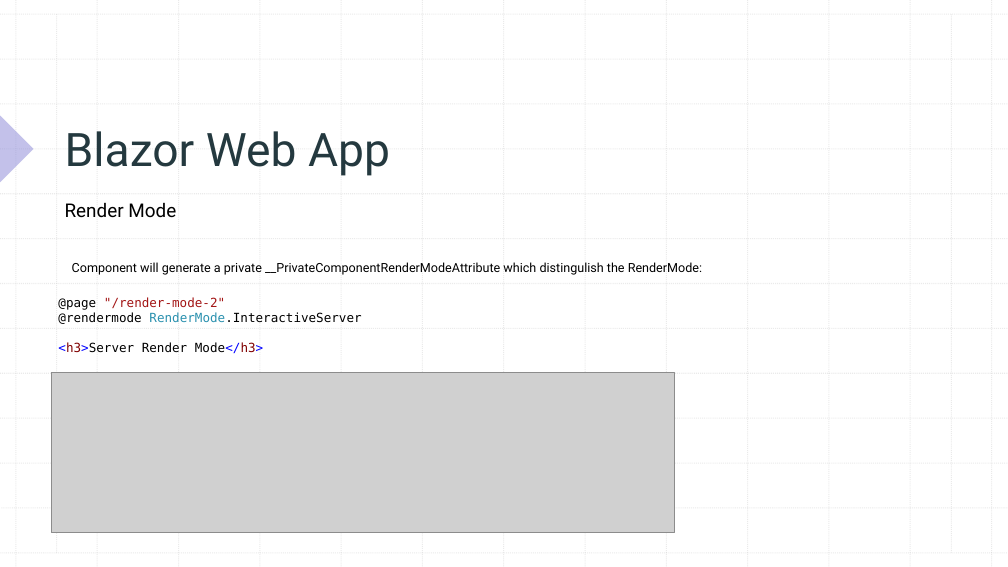
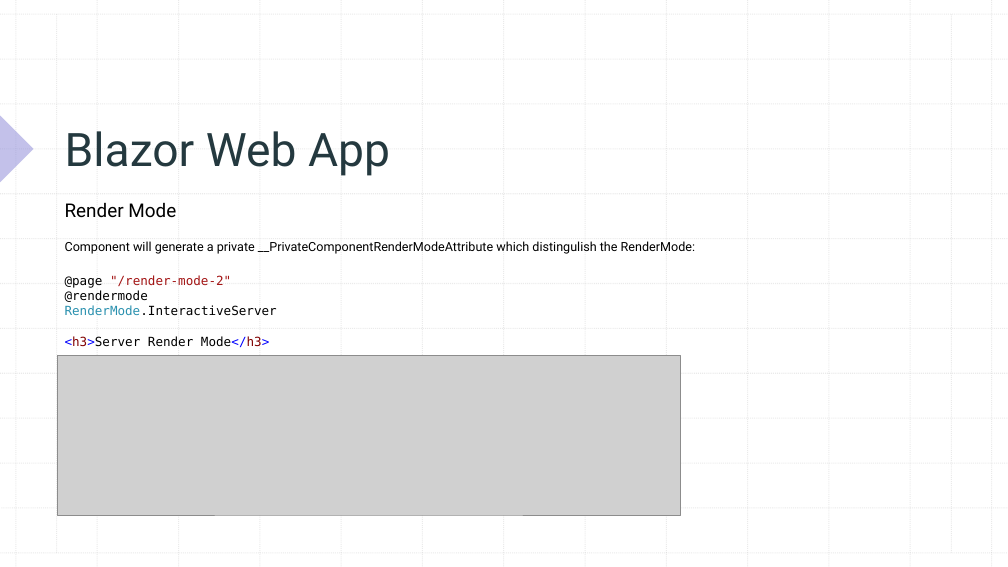
Before and after one commit to xccu/NetCore-Demo, a slide deck: slide 8 of Blazor in .net 8.pptx (slide 13 before the commit). Drawn at 1008x567 pixels with LibreOffice and Linux fonts; fonts in the diff are those of the drawing; grey boxes stand for pictures. Boxes give left, top, right and bottom in pixels: in the first picture for what was removed or moved away, otherwise in the second. Text is boxed around its words. In the diff, an @@ line names an element or a change of style, - is before the commit and + after.

```diff
--- a/Blazor in .net 8.pptx
+++ b/Blazor in .net 8.pptx
@@ text "Component will generate a private ...": place and size @@
-text "Component will generate a private ..." at box(72, 262, 702, 275)
+text "Component will generate a private ..." at box(65, 241, 695, 254)
@@ text "@page "/render-mode-2"" rewrapped from box(58, 297, 361, 353) to box(65, 275, 277, 347) @@
@@ picture: place and size @@
-picture at box(51, 373, 674, 532)
+picture at box(57, 355, 681, 515)
```
Also in this commit, not shown: 11 other slides changed, 2 slides added, 2 slides removed, 24 other files.
